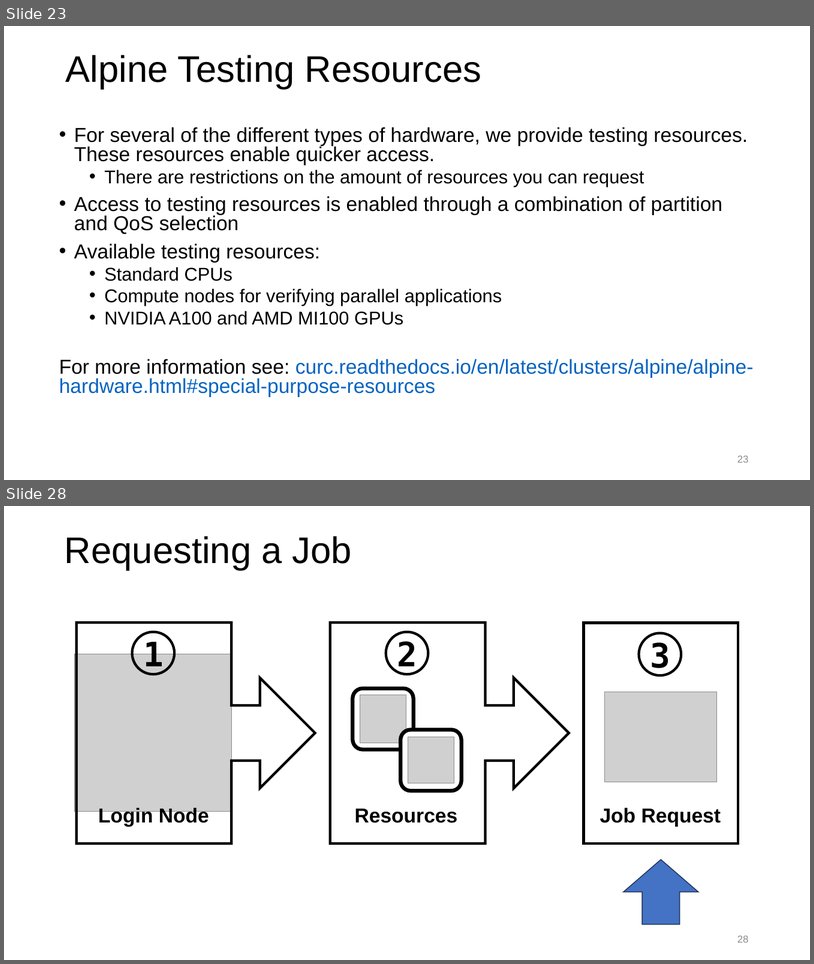
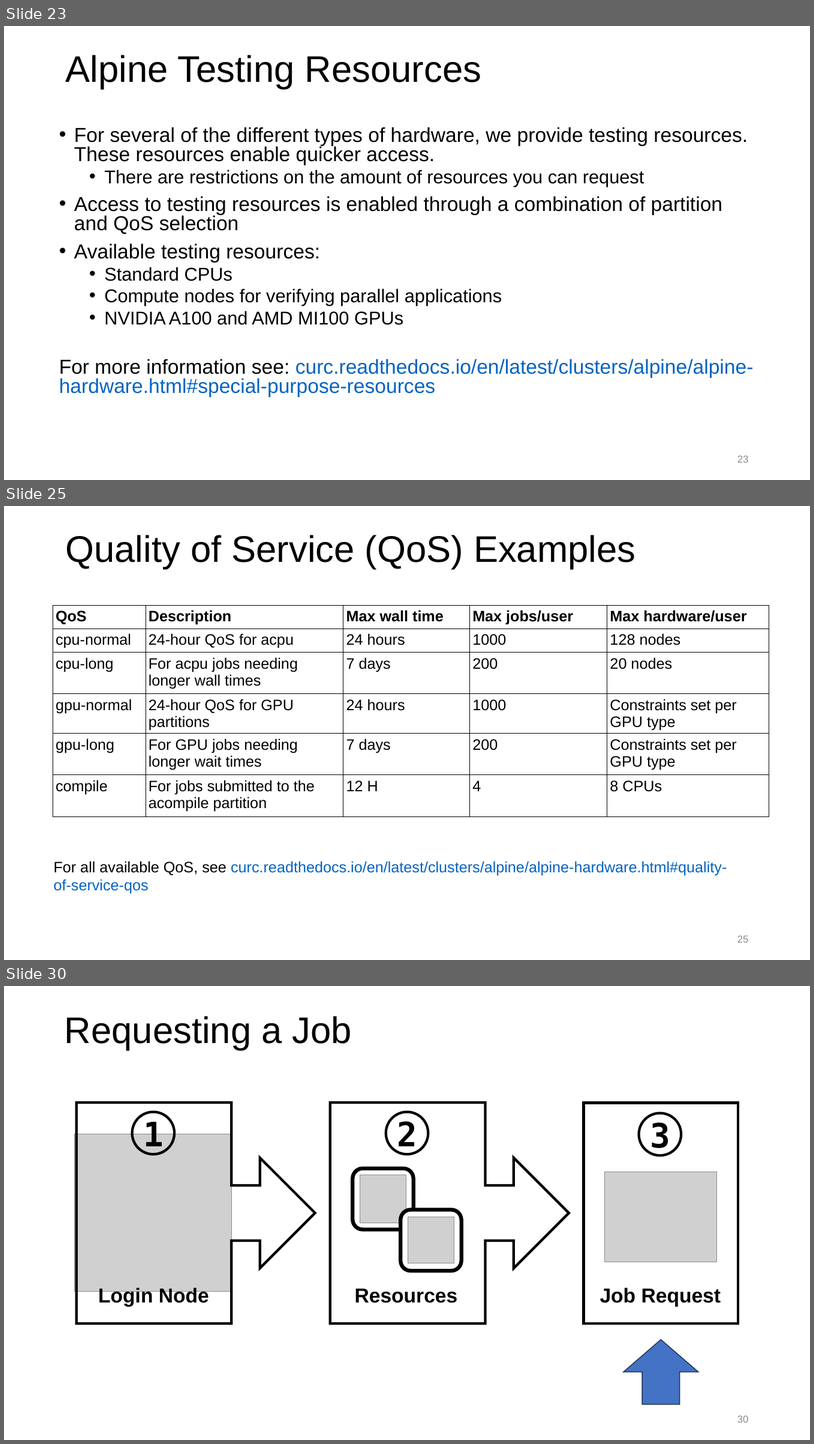
Before and after one commit to ResearchComputing/Getting_Started_With_Research_Computing, a slide deck: Command_Line_And_Job_Scheduling.pptx. Shown one above the other, each under a label of ours: slides 23 and 28 before the commit, slides 23, 25 and 30 after it; the slides between them are not shown. The pictures are 814x964 and 814x1444 pixels, drawn with LibreOffice and Linux fonts; fonts in the diff are those of the drawing; grey boxes stand for pictures; background and template pictures are left out. Boxes give left, top, right and bottom in pixels: in the first picture for what was removed or moved away, otherwise in the second. Text is boxed around its words. In the diff, an @@ line names an element or a change of style, - is before the commit and + after.

```diff
--- a/Command_Line_And_Job_Scheduling.pptx
+++ b/Command_Line_And_Job_Scheduling.pptx
@@ slide 25 added at <box>4,506,810,960</box>, background #FFFFFF @@
@@ title added at <box>65,535,636,568</box>, 44 pt, text #000000 @@
+Quality of Service (QoS) Examples
@@ table added at <box>53,605,769,821</box>, 6 rows, 5 columns @@
+QoS | Description | Max wall time | Max jobs/user | Max hardware/user
+cpu-normal | 24-hour QoS for acpu | 24 hours | 1000 | 128 nodes
+cpu-long | For acpu jobs needing longer wall times | 7 days | 200 | 20 nodes
+gpu-normal | 24-hour QoS for GPU partitions | 24 hours | 1000 | Constraints set per GPU type
+gpu-long | For GPU jobs needing longer wait times | 7 days | 200 | Constraints set per GPU type
+compile | For jobs submitted to the acompile partition | 12 H | 4 | 8 CPUs
@@ text added at <box>54,861,727,894</box>, 18 pt, text #0563C1 @@
+For all available QoS, see curc.readthedocs.io/en/latest/clusters/alpine/alpine-hardware.html#quality-of-service-qos
@@ page number added at <box>738,935,749,942</box>, 12 pt, text #8C8C8C @@
+25
@@ what was slide 28 is now slide 30 @@
@@ page number at <box>738,1415,749,1422</box>: text changed @@
-28
+30
```
Also in this commit, not shown: 18 slides changed, 1 other slide added, 1 other file.
